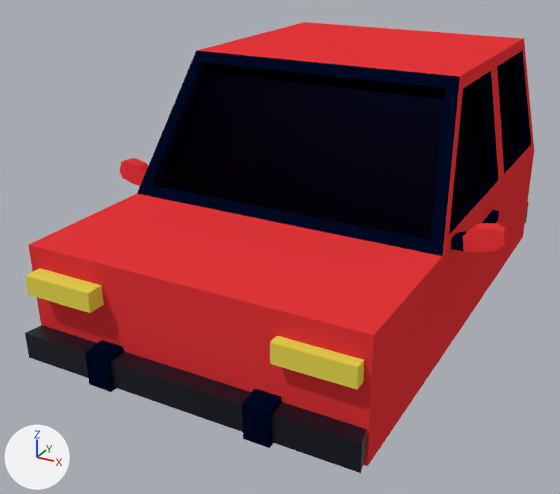
Before and after pictures for a commit that changed the Blender file Blender/car final product.blend.
Before and after are seen from a camera (50 mm lens) standing at (2.04, -4.18, 1.66) and looking at (-0.16, -0.19, -0.33). Arrows for +X, +Y and +Z are at lower left; the lights stay in place.

Before the edit, the objects in view are built like this:
```python
me_cube_001 = bpy.data.meshes.new('Cube.001')
me_cube_001.from_pydata(...)  # 264 vertices, 242 faces; spans x -1.27..1.27, y -1.57..1.75, z -0.71..0.82
# faces by material slot: [96, 89, 21, 14, 22]
me_cube_001.materials.append(mat_carbase)  # red #e7373a
me_cube_001.materials.append(mat_caraccents)  # black #000b24
me_cube_001.materials.append(mat_lights)  # yellow #e7d751
me_cube_001.materials.append(mat_glass)
me_cube_001.materials.append(mat_caraccents1)  # black #000518
ob_car = bpy.data.objects.new('Car', me_cube_001)
ob_car.location = (0.0, -0.022, 0.0)
```
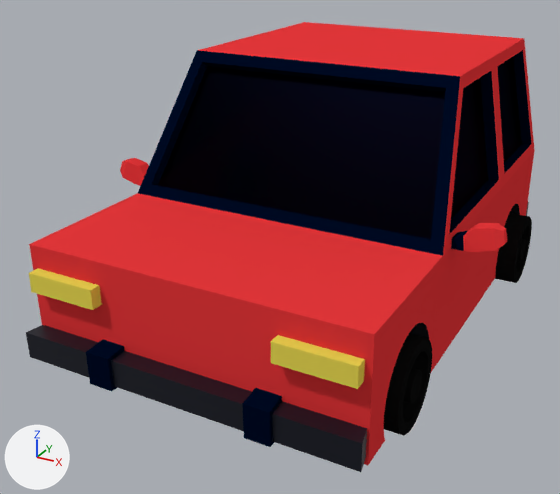
The change, as a diff of the scene's bpy script:
```diff
--- a/Blender/car final product.blend.py
+++ b/Blender/car final product.blend.py
@@ mat_material_001 @@
+mat_material_001 = diffuse_material('Material.001')
+mat_material_001.base_color = (0.00537, 0.00537, 0.00537)  # black #101010
@@ me_cube_001 @@
 # used by ob_car; location = (0.0, -0.022, 0.0)
-me_cube_001.from_pydata(...)  # 264 vertices, 242 faces; spans x -1.27..1.27, y -1.57..1.75, z -0.71..0.82
+me_cube_001.from_pydata(...)  # 766 vertices, 544 faces; spans x -1.27..1.27, y -1.57..1.72, z -0.71..0.82
+# me_cube_001 part 1: the loose piece of 8 vertices spanning x 1.0..1.04, y 0.28..0.52, z -0.16..-0.09 is deleted
+# me_cube_001 part 2
+# 4 faces are deleted
+# 67 vertices are added at x -1.0..0.91, y 0.81..1.46, z -0.71..-0.27
+# 44 new vertices lie (0.09, 0.0, 0.0) away from vertices in x 0.82..0.91, y 0.81..1.46, z -0.71..-0.27
+# 23 new vertices lie (0.18, 0.0, 0.0) away from vertices in x -1.0, y 0.89..1.37, z -0.71..-0.34
+# 4 new faces join them, mat_carbase (red #e7373a)
+# 67 new faces join them, mat_caraccents1 (black #000518)
+# me_cube_001 part 3
+# 4 faces are deleted
+# 73 vertices are added at x -1.0..0.81, y -1.26..-0.62, z -0.71..-0.23
+# 25 new vertices lie (0.29, 0.0, 0.0) away from vertices in x -1.0, y -1.19..-0.69, z -0.71..-0.3
+# 25 new vertices lie (0.1, 0.0, 0.0) away from vertices in x 0.71, y -1.19..-0.69, z -0.71..-0.3
+# 23 new vertices lie (0.19, 0.0, 0.0) away from vertices in x 0.81, y -1.26..-0.62, z -0.71..-0.23
+# 4 new faces join them, mat_carbase (red #e7373a)
+# 73 new faces join them, mat_caraccents1 (black #000518)
 me_cube_001.materials.append(mat_carbase)
@@ me_cylinder_001 @@
+me_cylinder_001.from_pydata(...)  # 384 vertices, 324 faces; spans x 0.81..1.26, y -1.32..1.59, z -0.87..-0.27
+me_cylinder_001.materials.append(mat_material_001)  # black #101010
@@ ob_car @@
 ob_car = bpy.data.objects.new('Car', me_cube_001)
-ob_car.location = (0.0, -0.022, 0.0)
+ob_car.location = (0.0, -0.016, 0.0)
+_m = ob_car.modifiers.new('Mirror', 'MIRROR')
+_m.use_bisect_axis = (True, False, False)
@@ ob_cylinder_001 @@
+ob_cylinder_001 = bpy.data.objects.new('Cylinder.001', me_cylinder_001)
+ob_cylinder_001.location = (0.002, -0.045, -0.063)
+ob_cylinder_001.scale = (0.881, 0.881, 0.881)
+_m = ob_cylinder_001.modifiers.new('Mirror', 'MIRROR')
```

Pixel boxes (x1, y1, x2, y2) of what changed, in the pictures (560 x 494 px):
'Car', reshaped, moved, modifiers changed
    before: (25, 22, 534, 473)
    after: (26, 22, 535, 472)
'Cylinder.001', added (black)
    after: (384, 213, 532, 436)
part 1 of me_cube_001, deleted
    before: (483, 210, 499, 223)
part 2 of me_cube_001, built on
    before: (491, 152, 534, 283)
    after: (491, 150, 535, 283)
part 3 of me_cube_001, built on
    before: (368, 257, 442, 465)
    after: (368, 256, 443, 465)
